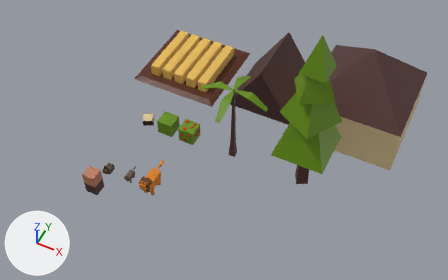
One commit to the FBX model Project ORKA/Data/objects/simpleRTS.fbx: the scene before it, then after it.
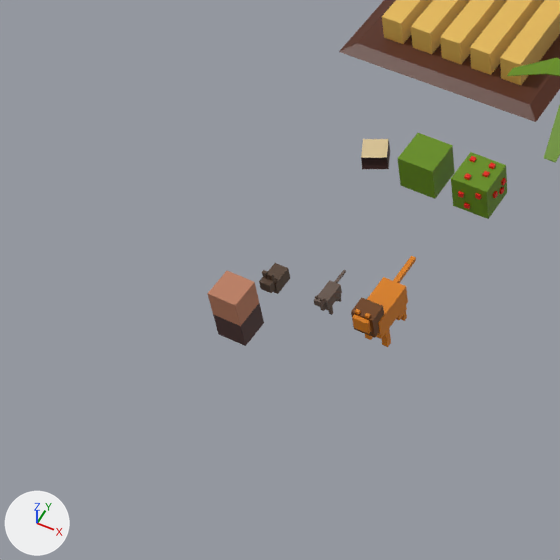
Each version appears first whole from a 50 mm camera at (11.07, -10.94, 19.31) aimed at (4.17, 2.84, 2.08), and next in a close-up on the part from 0% to 49% of the width and 21% to 100% of the height. Arrows for +X, +Y and +Z are at lower left; the lights stay in place. The older version's two pictures come first. Where no turn or scale is listed for an object, it has been applied to the vertices.

The first close-up shows 'BerryBush', 'Bush', 'Cat', 'Human', 'Lion', 'PalmTree', 'Rabbit', 'TreeStump', 'WheatField'.
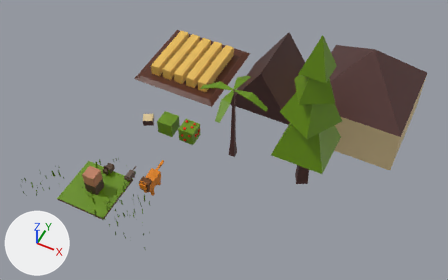
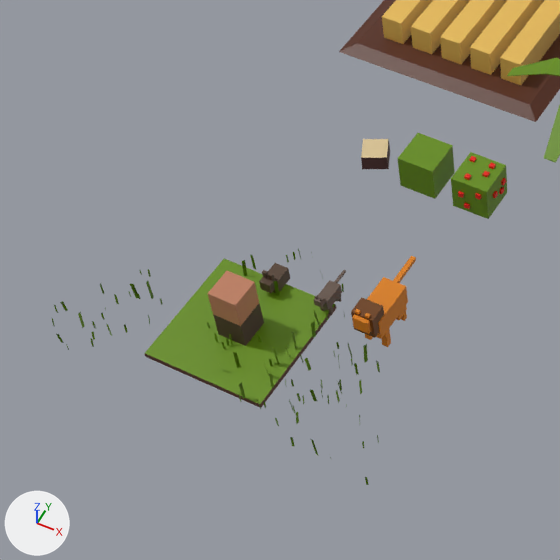
Where the newer file only moved an object's origin or applied its transform, the numbers keep the older frame.

Pixel boxes [x1, y1, x2, y2] of what changed, in the close-ups (560 x 560 px):
'FloatingIsland', added
    after: [145, 258, 336, 407]
    faces in mat_foliage (green #648c00): [145, 258, 336, 404]
    faces in mat_material (brown #583120): [145, 305, 336, 407]
'Grass', added
    after: [52, 249, 380, 485]

The change in detail:
Material 'Material' (mat_material) is new.
Its base color is (0.097, 0.0305, 0.0141) (brown #583120).
Material 'Rock' (mat_rock) is new.
Its base color is (0.0978, 0.0978, 0.0978) (dark grey #585858).
Mesh me_plane_002 is new.
It has 615 vertices, 191 faces and spans x -2.75..3.2, y -1.53..1.69, z 0.0..0.4.
It uses material mat_foliage (green #648c00).
Mesh me_plane is new.
It has 4241 vertices, 4113 faces and spans x -1.05..1.05, y -1.05..1.05, z -0.37..0.0.
Faces by material slot: [4096, 9, 8].
It uses material mat_foliage (green #648c00).
It uses material mat_rock (dark grey #585858).
It uses material mat_material (brown #583120).
Object 'Grass' (ob_grass) is new; it shows me_plane_002.
Its location is (0.0, 0.0, 0.0).
Object 'FloatingIsland' (ob_floatingisland) is new; it shows me_plane.
Its location is (0.0, 0.0, 0.0).
